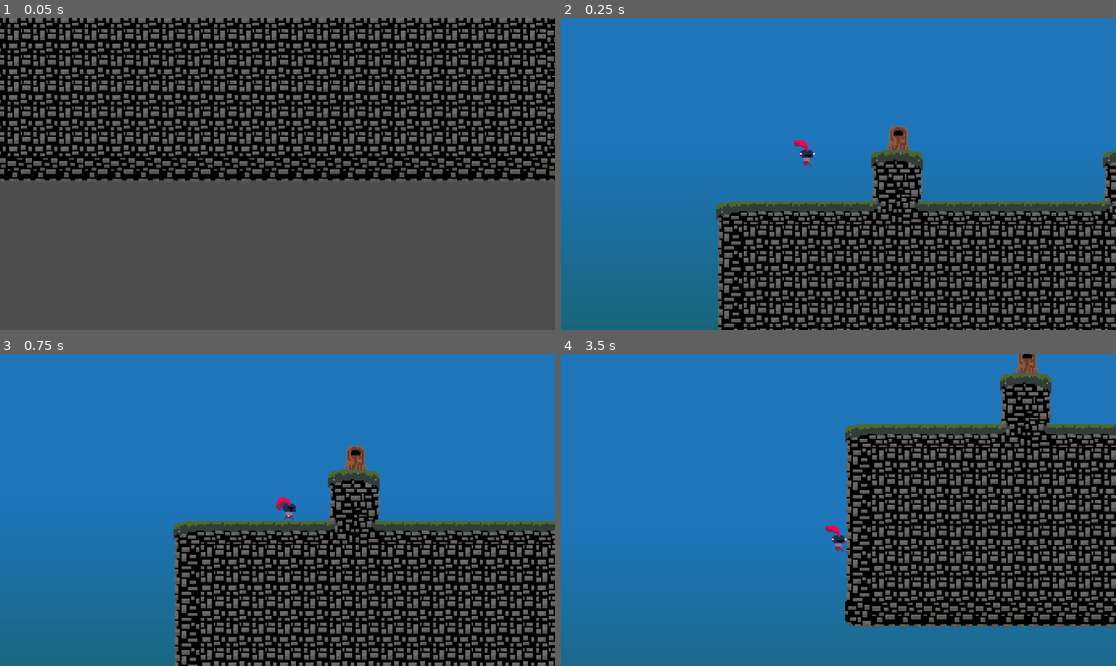
Above: before the commit, frames 1-4 (two rows, left to right).
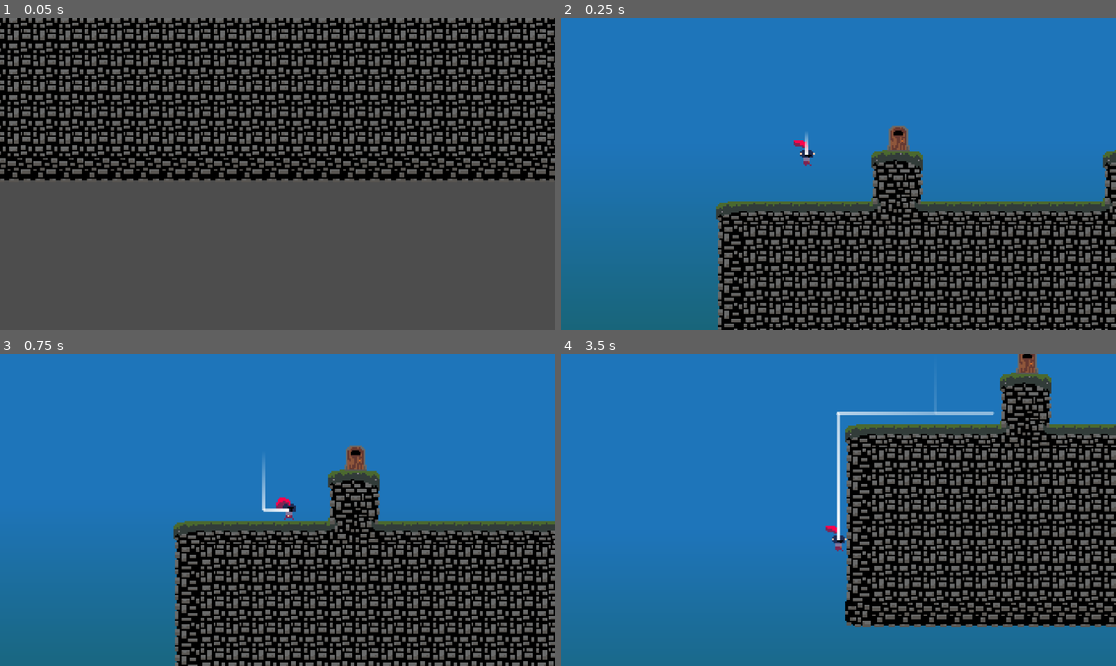
Above: after the commit, the same moments.

Repository: CBurgess97/godot-platformer
Game: Godot game, scene res://Game.tscn
Two runs of this game, one before a commit and one after it. Both use one fixed random seed, a clock stepped at 60 frames per second and the inputs below. This scene is started directly instead of the project's main scene.
Inputs:
- Up to frame 1 (0.05 s): no input
- Up to frame 2 (0.25 s): no input
- Up to frame 3 (0.75 s): hold Right (ui_right) from 0.53 s (still down)
- Up to frame 4 (3.5 s): tap Up (ui_up) at 0.77, 1.52, 3.02 s; tap Enter at 2 s; release Right (ui_right) at 2.03 s; hold Left (ui_left) 2.03-2.78 s; hold Right (ui_right) from 2.78 s (still down)

Frame 1 is identical in both runs. In frame 2, less than 0.1% of the frame differs, in the area x 43-45%, y 36-44%; in frame 3, 0.2%; in frame 4, 0.6%, in the area x 49-79%, y 14-60%.

Commit message:
Refactor Movement Component for Better Readability

Diff:
--- a/Game.tscn
+++ b/Game.tscn
@@ -46,7 +46,6 @@
 texture = SubResource("GradientTexture2D_u44n3")
 
 [node name="DebugLine" type="Node2D" parent="." node_paths=PackedStringArray("target_node")]
-visible = false
 script = ExtResource("5_t88pq")
 target_node = NodePath("../Player")
 trail_length = 400
--- a/Player/Player Components/player_movement_component.gd
+++ b/Player/Player Components/player_movement_component.gd
@@ -20,7 +20,7 @@
 @export var gravity_clamp: float = 300.0
 @export var mandatory_jump_time: float = 0.1
 
-@export_category("Input")
+@export_category("Input_Buffers")
 @export var jump_buffer_time: float = 0.1
 @export var coyote_time: float = 0.1
 
@@ -58,49 +58,60 @@
 	mandatory_jump_timer.one_shot = true
 	add_child(mandatory_jump_timer)
 
-func move_player(delta, new_direction : float) -> void:
-	# Update Movement Direction
+func move_player(delta: float, new_direction: float) -> void:
+	# Update the movement direction based on input
 	direction = new_direction
+
+	# Update horizontal and vertical velocities
 	update_horizontal_velocity(delta)
 	update_vertical_velocity(delta)
+
+	# Reset jump attempt flag
 	jump_attempted = false
 
-	# Apply gravity and reset coyote timer
+	# Handle coyote jump logic
 	if character.is_on_floor() and velocity.y >= 0:
+		# Player is grounded, enable coyote jump and stop the timer
 		coyote_jump_available = true
 		coyote_timer.stop()
 	else:
-		if coyote_jump_available:
-			if coyote_timer.is_stopped():
-				coyote_timer.start()
+		# Player is in the air
+		if coyote_jump_available and coyote_timer.is_stopped():
+			# Start the coyote timer when first leaving the ground
+			coyote_timer.start()
 
-	# Apply movement
+	# Apply the calculated velocity to the character and move
 	character.velocity = velocity
 	character.move_and_slide()
 
 func update_horizontal_velocity(delta: float) -> void:
-	var targetSpeed = direction * speed
-	# Difference between target speed and current speed
-	var speed_diff = targetSpeed - velocity.x
-	var accel_rate = acceleration if abs(targetSpeed) > 0.01 else deceleration
-	# Calculate movement based on the difference in speed and acceleration rate
+	# Determine target speed based on input direction
+	var target_speed = direction * speed
+
+	# Calculate the difference between target speed and current speed
+	var speed_diff = target_speed - velocity.x
+
+	# Select acceleration or deceleration rate based on whether we're trying to move
+	var accel_rate = acceleration if abs(target_speed) > 0.01 else deceleration
+
+	# Calculate movement adjustment using a power function for smoother transitions
 	var movement = pow(abs(speed_diff) * accel_rate, velocity_power) * sign(speed_diff)
 
-	# Apply ground friction
+	# Apply ground friction when not moving horizontally and on the ground
 	if character.is_on_floor() and direction == 0:
-		var amount = min(abs(velocity.x), abs(friction))
-		amount *= sign(velocity.x)
-		velocity.x += -amount
+		var friction_amount = min(abs(velocity.x), friction)
+		velocity.x -= friction_amount * sign(velocity.x)
 
+	# Adjust movement speed at jump peak
 	if is_at_jump_peak():
 		movement *= peak_jump_speed_multiplier
 
+	# Update horizontal velocity
 	velocity.x += movement * delta
 
 func update_vertical_velocity(delta) -> void:
 
-	var current_gravity = gravity
-
+	# Handle jump input and initiation
 	if jump_attempted or input_buffer.time_left > 0:
 		if coyote_jump_available: # If jumping on the ground
 			mandatory_jump_timer.start()
@@ -109,26 +120,32 @@
 			coyote_jump_available = false
 		elif jump_attempted: # Queue input buffer if jump was attempted
 			input_buffer.start()
+			jump_attempted = false
 
-	# Cut jump short if jump button is released
+	# Cut jump short when jump button is released during ascent
 	if is_jumping and mandatory_jump_timer.time_left == 0 and not Input.is_action_pressed("ui_jump"):
 		velocity.y = max(velocity.y * (1 - jump_cut_multiplier), velocity.y)
 
+	# Handle landing to reset jump state
 	if is_jumping and velocity.y > 0 and character.is_on_floor():
 		is_jumping = false
 		mandatory_jump_timer.stop()
 
-	if is_jumping and velocity.y > 0:
-		velocity.y = velocity.y * fall_gravity_multiplier
+	# Adjust gravity based on jump state
+	var current_gravity = gravity
+	if is_jumping:
+			if is_at_jump_peak():
+				current_gravity *= jump_peak_gravity_modifier
+			elif velocity.y > 0:
+				current_gravity *= fall_gravity_multiplier
 
-	if is_at_jump_peak():
-		current_gravity *= jump_peak_gravity_modifier
-
+	# Apply gravity when in air, reset downward velocity when grounded
 	if not character.is_on_floor():
 		velocity.y += (current_gravity * delta)
 	elif velocity.y > 0:
 		velocity.y = 0
 
+	# Clamp maximum downward velocity
 	if velocity.y > gravity_clamp:
 		velocity.y = gravity_clamp
 
--- a/Player/player.tscn
+++ b/Player/player.tscn
@@ -28,7 +28,7 @@
 friction = 10.0
 jump_velocity = -230.0
 gravity = 450.0
-fall_gravity_multiplier = 1.15
+fall_gravity_multiplier = 2.0
 jump_peak_gravity_modifier = 0.9
 jump_cut_multiplier = 0.3
 mandatory_jump_time = 0.05
